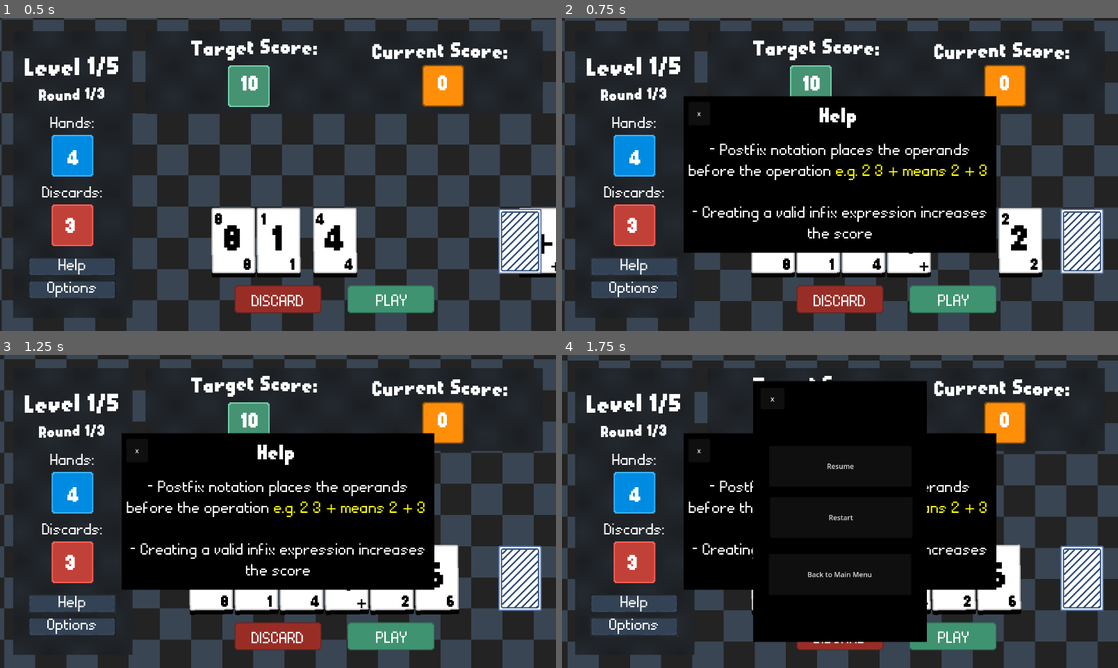
Above: before the commit, frames 1-4 (two rows, left to right).
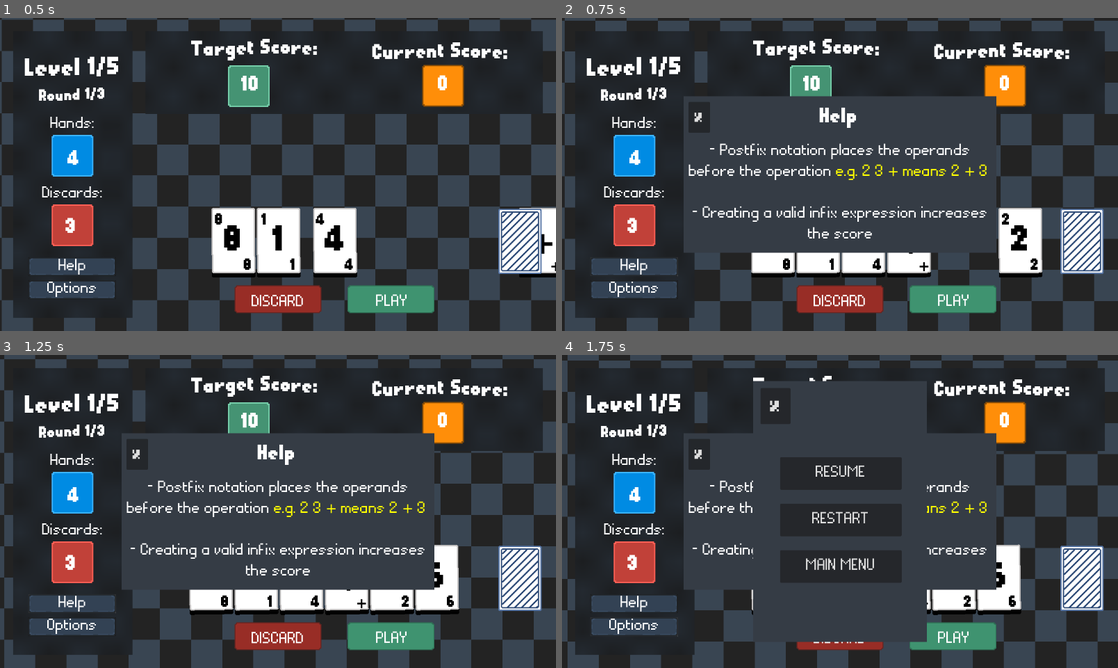
Above: after the commit, the same moments.

Repository: hd2802/stack-demon
Game: Godot game, scene res://_Scenes/LevelRunner/level_runner.tscn
The game is run twice, just before and just after one commit, with the same random seed, the same clock (stepped at 60 frames per second) and the same inputs.
Inputs (mouse positions are in pixels of both pictures, inside the frame that each line leads up to):
- Up to frame 1 (0.5 s): no input
- Up to frame 2 (0.75 s): click (634, 265) at 0.5 s
- Up to frame 3 (1.25 s): no input
- Up to frame 4 (1.75 s): click (634, 627) at 1.25 s

Frame 1 is identical in both runs. In frame 2, 27% of the frame differs, in the area x 21-79%, y 24-76%; in frame 3, 27%; in frame 4, 38%, in the area x 21-79%, y 8-92%.

Commit message:
style: add misc style throughout

Diff:
--- a/_Scenes/DeckView/deck_view.tscn
+++ b/_Scenes/DeckView/deck_view.tscn
@@ -28,8 +28,8 @@
 layout_mode = 0
 offset_left = 223.0
 offset_top = 90.0
-offset_right = 284.0
-offset_bottom = 152.0
+offset_right = 293.0
+offset_bottom = 173.0
 theme = ExtResource("3_gtya7")
 text = "X"
 
--- a/_Scenes/Hint/hint.tscn
+++ b/_Scenes/Hint/hint.tscn
@@ -22,7 +22,7 @@
 offset_top = 180.0
 offset_right = 1000.0
 offset_bottom = 540.0
-color = Color(0, 0, 0, 1)
+color = Color(0.207843, 0.235294, 0.270588, 1)
 
 [node name="Label" type="Label" parent="."]
 layout_mode = 0
@@ -55,6 +55,7 @@
 offset_top = 193.0
 offset_right = 341.0
 offset_bottom = 247.0
+theme = ExtResource("2_wtbch")
 text = "x"
 
 [connection signal="pressed" from="Button" to="." method="_on_button_pressed"]
--- a/_Scenes/Options/options.tscn
+++ b/_Scenes/Options/options.tscn
@@ -1,6 +1,8 @@
-[gd_scene load_steps=2 format=3 uid="uid://3sl4bjc47fj6"]
+[gd_scene load_steps=4 format=3 uid="uid://3sl4bjc47fj6"]
 
 [ext_resource type="Script" uid="uid://cukuryythofha" path="res://_Scripts/Options/options.gd" id="1_8513e"]
+[ext_resource type="Theme" uid="uid://engys5p3iknv" path="res://Resources/Themes/label.tres" id="2_hsjc5"]
+[ext_resource type="Theme" uid="uid://dom63suaqtrwc" path="res://Resources/Themes/stack_item.tres" id="2_xlypx"]
 
 [node name="Options" type="Control"]
 process_mode = 3
@@ -18,43 +20,46 @@
 offset_top = 60.0
 offset_right = 840.0
 offset_bottom = 660.0
-color = Color(0, 0, 0, 1)
+color = Color(0.209075, 0.23352, 0.270178, 1)
 
-[node name="Resume" type="Button" parent="."]
+[node name="VBoxContainer" type="VBoxContainer" parent="."]
 layout_mode = 0
-offset_left = 477.0
-offset_top = 209.0
-offset_right = 805.0
-offset_bottom = 303.0
-text = "Resume"
+offset_left = 502.0
+offset_top = 235.0
+offset_right = 782.0
+offset_bottom = 560.0
+theme_override_constants/separation = 32
 
-[node name="Restart" type="Button" parent="."]
-layout_mode = 0
-offset_left = 479.0
-offset_top = 327.0
-offset_right = 807.0
-offset_bottom = 421.0
-text = "Restart
+[node name="Resume" type="Button" parent="VBoxContainer"]
+custom_minimum_size = Vector2(0, 75)
+layout_mode = 2
+theme = ExtResource("2_hsjc5")
+text = "RESUME"
+
+[node name="Restart" type="Button" parent="VBoxContainer"]
+custom_minimum_size = Vector2(0, 75)
+layout_mode = 2
+theme = ExtResource("2_hsjc5")
+text = "RESTART
 "
 
-[node name="MainMenu" type="Button" parent="."]
-layout_mode = 0
-offset_left = 476.0
-offset_top = 458.0
-offset_right = 804.0
-offset_bottom = 552.0
-text = "Back to Main Menu
+[node name="MainMenu" type="Button" parent="VBoxContainer"]
+custom_minimum_size = Vector2(0, 75)
+layout_mode = 2
+theme = ExtResource("2_hsjc5")
+text = "MAIN MENU
 "
 
 [node name="CrossButton" type="Button" parent="."]
 layout_mode = 0
 offset_left = 457.0
 offset_top = 76.0
-offset_right = 512.0
-offset_bottom = 125.0
+offset_right = 526.0
+offset_bottom = 159.0
+theme = ExtResource("2_xlypx")
 text = "x"
 
-[connection signal="pressed" from="Resume" to="." method="_on_resume_pressed"]
-[connection signal="pressed" from="Restart" to="." method="_on_restart_pressed"]
-[connection signal="pressed" from="MainMenu" to="." method="_on_main_menu_pressed"]
+[connection signal="pressed" from="VBoxContainer/Resume" to="." method="_on_resume_pressed"]
+[connection signal="pressed" from="VBoxContainer/Restart" to="." method="_on_restart_pressed"]
+[connection signal="pressed" from="VBoxContainer/MainMenu" to="." method="_on_main_menu_pressed"]
 [connection signal="pressed" from="CrossButton" to="." method="_on_cross_button_pressed"]
--- a/_Scenes/Transitions/GameOver/game_over.tscn
+++ b/_Scenes/Transitions/GameOver/game_over.tscn
@@ -17,7 +17,7 @@
 offset_right = 800.0
 offset_bottom = 460.0
 scale = Vector2(1.5, 1.5)
-color = Color(0.244776, 0.244776, 0.244776, 1)
+color = Color(0.207843, 0.235294, 0.270588, 1)
 metadata/_edit_use_anchors_ = true
 
 [node name="Title" type="RichTextLabel" parent="."]
--- a/_Scenes/Transitions/Level/level_transition.tscn
+++ b/_Scenes/Transitions/Level/level_transition.tscn
@@ -17,7 +17,7 @@
 offset_right = 800.0
 offset_bottom = 460.0
 scale = Vector2(1.5, 1.5)
-color = Color(0.244776, 0.244776, 0.244776, 1)
+color = Color(0.207843, 0.235294, 0.270588, 1)
 metadata/_edit_use_anchors_ = true
 
 [node name="Title" type="RichTextLabel" parent="."]
--- a/_Scenes/Transitions/Tier/tier_transition.tscn
+++ b/_Scenes/Transitions/Tier/tier_transition.tscn
@@ -17,7 +17,7 @@
 offset_right = 800.0
 offset_bottom = 460.0
 scale = Vector2(1.5, 1.5)
-color = Color(0.244776, 0.244776, 0.244776, 1)
+color = Color(0.207843, 0.235294, 0.270588, 1)
 metadata/_edit_use_anchors_ = true
 
 [node name="Title" type="RichTextLabel" parent="."]
Binary file removed: Assets/Sprites/UI_Hologram_Arrow_Large_01a.png
Not shown, removed: Assets/Sprites/UI_Hologram_Arrow_Large_01a.png.import
